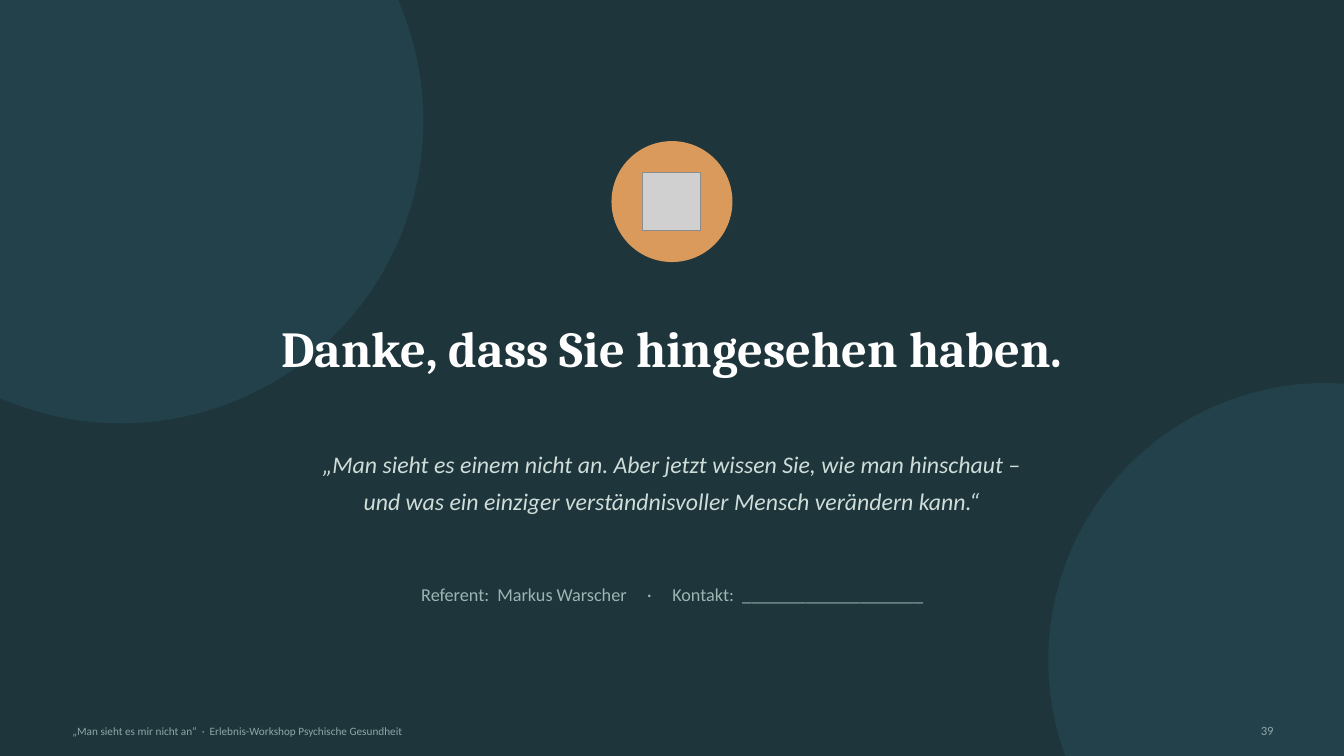
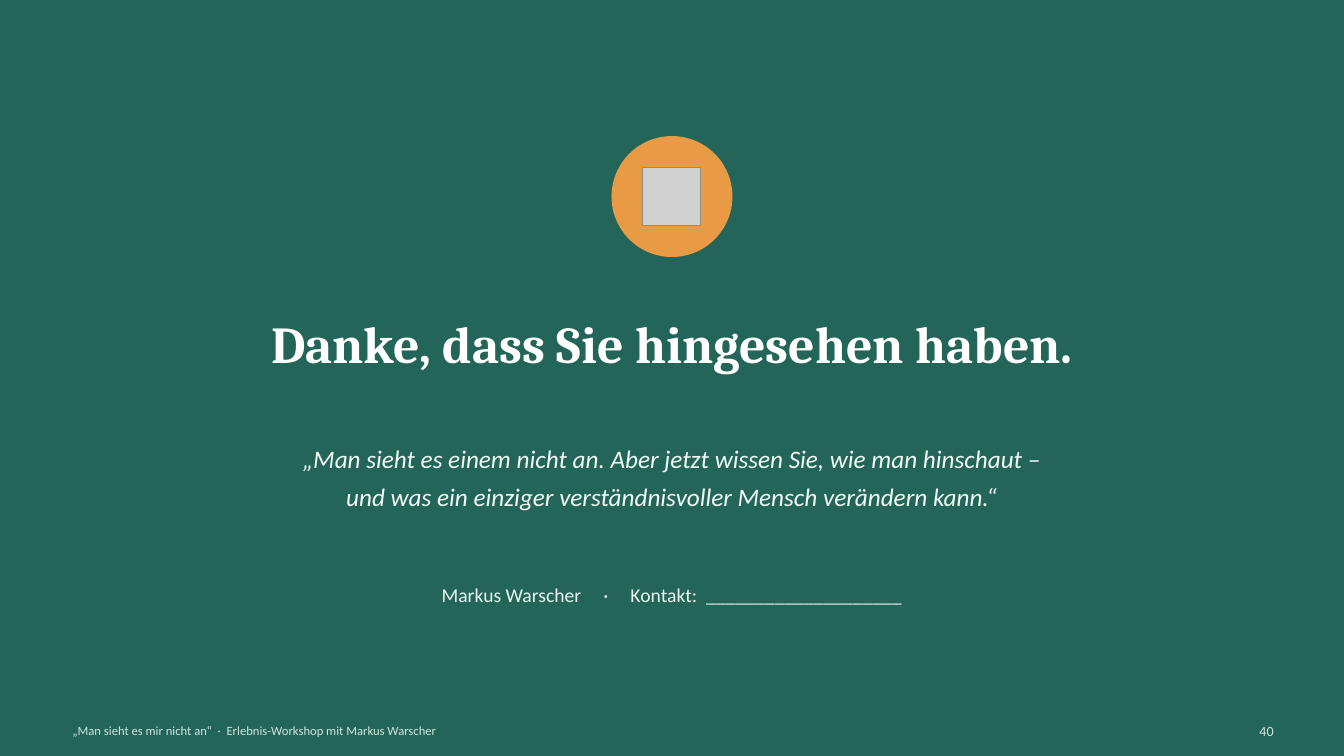
Before and after one commit to warscher80/spanwerk-datenschutz, a slide deck: slide 40 of workshop-psychische-gesundheit/Foliensatz_Man-sieht-es-mir-nicht-an.pptx (slide 39 before the commit). Drawn at 1344x756 pixels with LibreOffice and Linux fonts; fonts in the diff are those of the drawing; grey boxes stand for pictures; background and template pictures are left out; a plain dark background stands for a picture behind light text. Boxes give left, top, right and bottom in pixels: in the first picture for what was removed or moved away, otherwise in the second. Text is boxed around its words. In the diff, an @@ line names an element or a change of style, - is before the commit and + after.

```diff
--- a/workshop-psychische-gesundheit/Foliensatz_Man-sieht-es-mir-nicht-an.pptx
+++ b/workshop-psychische-gesundheit/Foliensatz_Man-sieht-es-mir-nicht-an.pptx
@@ background #1E353B to picture (left out) @@
@@ ellipse removed at <box>0,0,423,423</box> @@
@@ rectangle added at <box>0,0,1344,756</box>, fill #24685C at 80% opacity @@
@@ rectangle added at <box>0,0,1344,756</box>, fill #24685C at 84% opacity @@
@@ ellipse: place and size @@
-ellipse at <box>612,141,733,262</box>
+ellipse at <box>612,136,733,257</box>
@@ ellipse at <box>612,136,733,257</box>: fill #D99A5B to #E89A45 @@
@@ picture: place and size @@
-picture at <box>643,172,702,231</box>
+picture at <box>643,167,702,226</box>
@@ text "Danke, dass Sie hingesehen haben." at <box>271,327,1073,374</box>: size 36 to 37 pt @@
@@ ellipse removed at <box>1049,383,1344,756</box> @@
@@ text "„Man sieht es einem nicht ..." at <box>303,450,1022,511</box>: size 17 to 18 pt, text colour #CFDDD9 to #F2FAF5; line spacing 26pt to 27pt @@
@@ text at <box>442,588,697,602</box>: text changed; size 13 to 14 pt; text colour #9DB4B2 to #EAF6EF @@
-Referent: Markus Warscher · Kontakt: ____________________
+Markus Warscher · Kontakt: ____________________
@@ text at <box>72,726,436,737</box>: text changed; size 8 to 9 pt; text colour #8FA6A8 to #CFE6DC @@
-„Man sieht es mir nicht an“ · Erlebnis-Workshop Psychische Gesundheit
+„Man sieht es mir nicht an“ · Erlebnis-Workshop mit Markus Warscher
@@ text at <box>1259,727,1273,736</box>: text changed; size 9 to 10 pt; text colour #8FA6A8 to #CFE6DC @@
-39
+40
```
Also in this commit, not shown: 38 other slides changed, 1 slide added, 4 other files.
